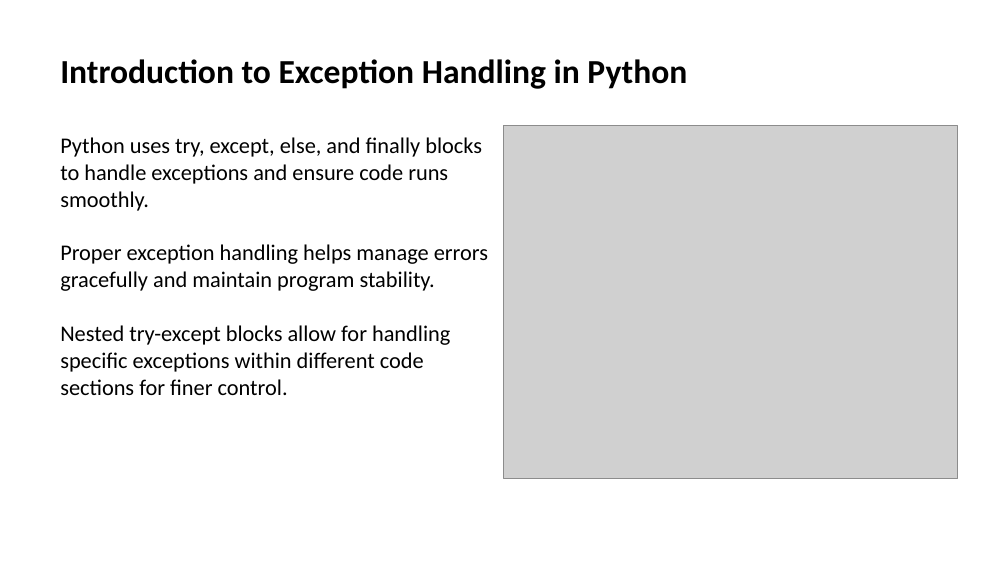
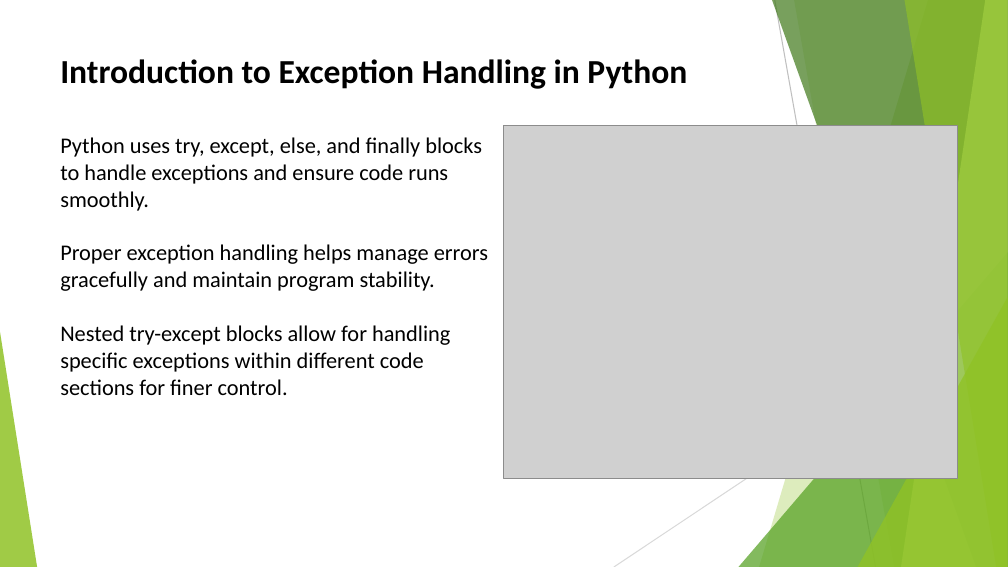
Before and after one commit to Nithin31122002/nithin, a slide deck: slide 2 of Nested Try Catch,except Final Block In Python.pptx. Drawn at 1008x567 pixels with LibreOffice and Linux fonts; fonts in the diff are those of the drawing; grey boxes stand for pictures. Boxes give left, top, right and bottom in pixels: in the first picture for what was removed or moved away, otherwise in the second. Text is boxed around its words. In the diff, an @@ line names an element or a change of style, - is before the commit and + after.

```diff
--- a/Nested Try Catch,except Final Block In Python.pptx
+++ b/Nested Try Catch,except Final Block In Python.pptx
@@ group added at (0, 0, 1008, 567): 5 freeform shapes, 3 triangles, 2 lines @@
```
Also in this commit, not shown: 5 other slides changed, 1 slide removed.
